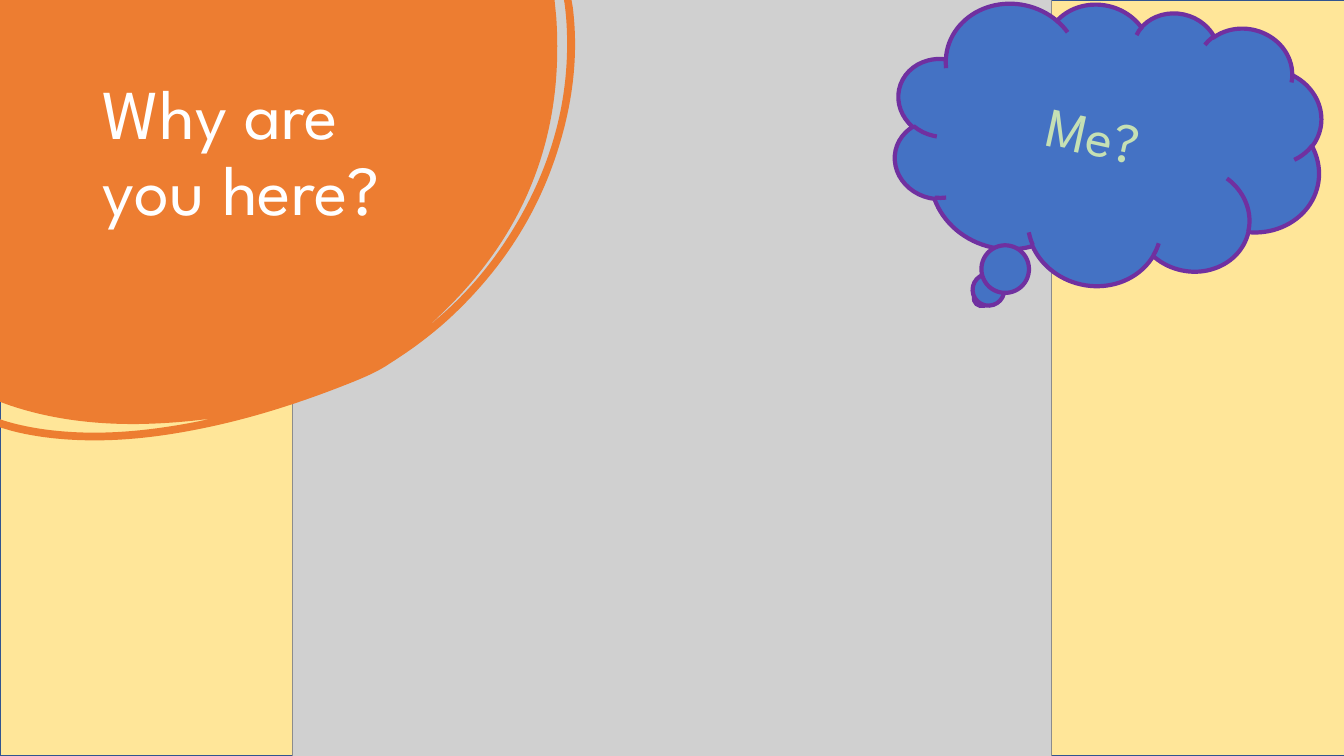
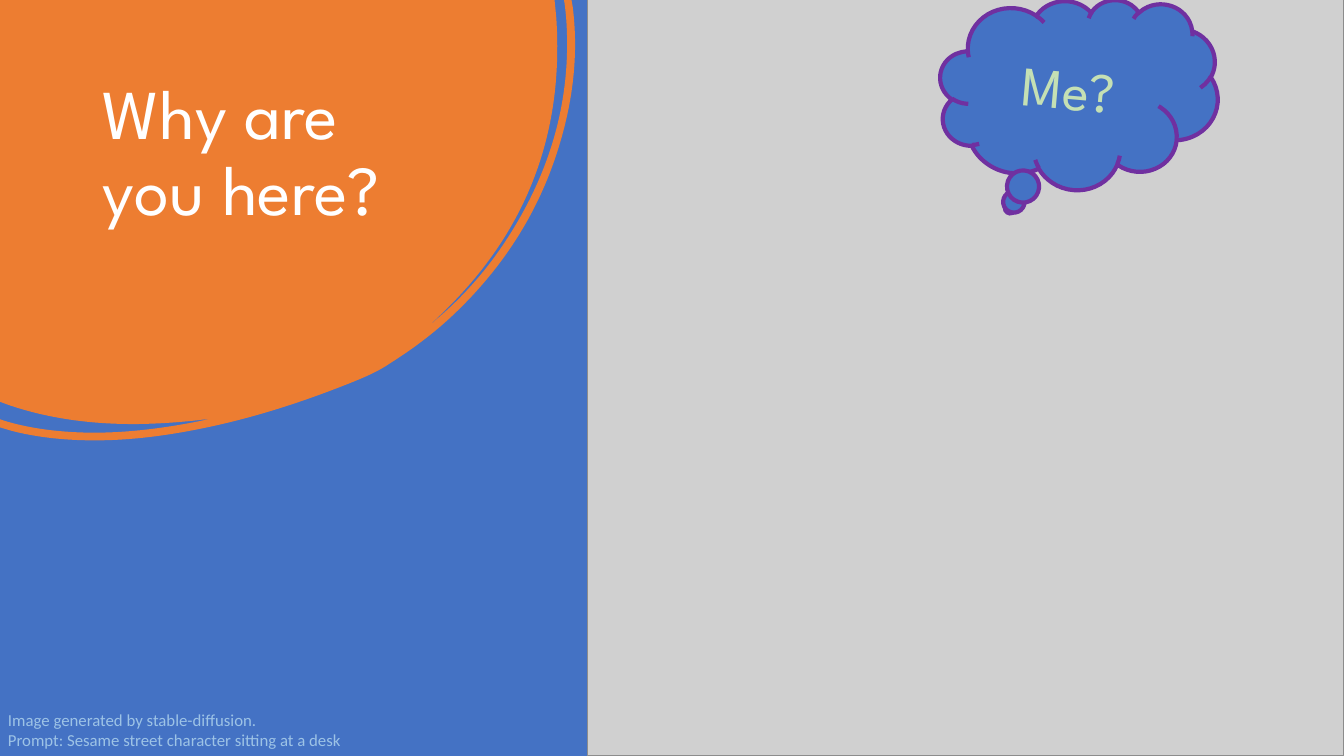
Before and after one commit to danasaur/bert, a slide deck: slide 2 of bert-fine-tuning.pptx. Drawn at 1344x756 pixels with LibreOffice and Linux fonts; fonts in the diff are those of the drawing; grey boxes stand for pictures. Boxes give left, top, right and bottom in pixels: in the first picture for what was removed or moved away, otherwise in the second. Text is boxed around its words. In the diff, an @@ line names an element or a change of style, - is before the commit and + after.

Commit message:
modified characters to be from custom stable diffusion prompts

```diff
--- a/bert-fine-tuning.pptx
+++ b/bert-fine-tuning.pptx
@@ rectangle at (0,0,1344,756): fill #FFE699 to #4472C4; outline #325491 1 pt to #4472C4 1 pt @@
@@ picture removed at (292,0,1053,756) @@
@@ picture added at (588,0,1344,756) @@
@@ thought cloud "Me?" at (932,0,1226,202): rotation 12 to 5 degrees @@
@@ text added at (8,714,340,749), 12 pt, text #9DC3E6 @@
+Image generated by stable-diffusion.
+Prompt: Sesame street character sitting at a desk
```
Also in this commit, not shown: 5 other slides changed, 2 slides removed.
